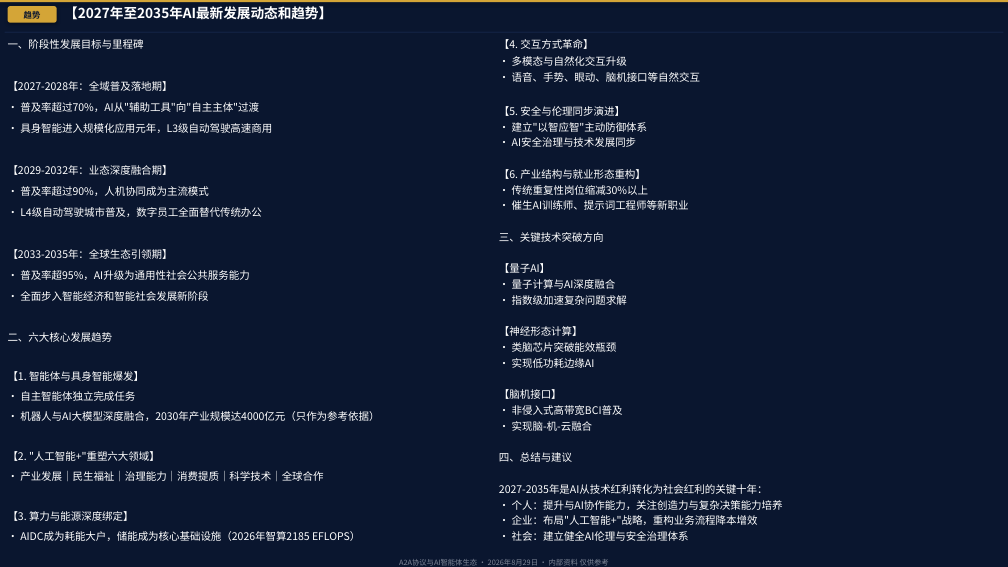
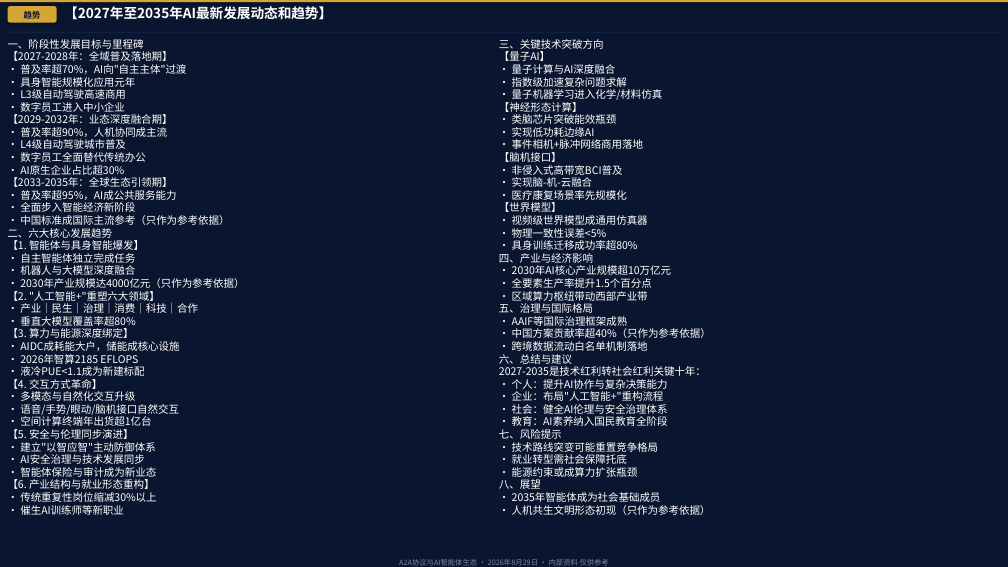
Before and after one commit to Hxdmou/Robot, a slide deck: slide 37 of A2A协议2.0_AI智能体演进路线图_2026_V52_无水印版.pptx. Drawn at 1008x567 pixels with LibreOffice and Linux fonts; fonts in the diff are those of the drawing. Boxes give left, top, right and bottom in pixels: in the first picture for what was removed or moved away, otherwise in the second. Text is boxed around its words. In the diff, an @@ line names an element or a change of style, - is before the commit and + after.

```diff
--- a/A2A协议2.0_AI智能体演进路线图_2026_V52_无水印版.pptx
+++ b/A2A协议2.0_AI智能体演进路线图_2026_V52_无水印版.pptx
@@ text at [8,39,173,338]: less space between paragraphs @@
@@ text at [499,39,700,210]: paragraphs removed @@
-【4. 交互方式革命】
-• 多模态与自然化交互升级
-• 语音、手势、眼动、脑机接口等自然交互
-【5. 安全与伦理同步演进】
-• 建立"以智应智"主动防御体系
-• AI安全治理与技术发展同步
-【6. 产业结构与就业形态重构】
-• 传统重复性岗位缩减30%以上
-• 催生AI训练师、提示词工程师等新职业
@@ text at [499,39,627,187]: less space between paragraphs @@
@@ text at [20,64,186,112]: text changed @@
-• 普及率超过70%，AI从"辅助工具"向"自主主体"过渡
-• 具身智能进入规模化应用元年，L3级自动驾驶高速商用
+• 普及率超70%，AI向"自主主体"过渡
+• 具身智能规模化应用元年
+• L3级自动驾驶高速商用
+• 数字员工进入中小企业
@@ text at [512,89,663,100]: paragraph added @@
+• 量子机器学习进入化学/材料仿真
@@ text at [20,127,167,175]: text changed @@
-• 普及率超过90%，人机协同成为主流模式
-• L4级自动驾驶城市普及，数字员工全面替代传统办公
+• 普及率超90%，人机协同成主流
+• L4级自动驾驶城市普及
+• 数字员工全面替代传统办公
+• AI原生企业占比超30%
@@ text at [512,139,643,149]: paragraph added @@
+• 事件相机+脉冲网络商用落地
@@ text at [20,190,229,225]: text changed @@
-• 普及率超95%，AI升级为通用性社会公共服务能力
-• 全面步入智能经济和智能社会发展新阶段
+• 普及率超95%，AI成公共服务能力
+• 全面步入智能经济新阶段
+• 中国标准成国际主流参考（只作为参考依据）
@@ text at [499,190,711,515]: text changed @@
-四、总结与建议
-2027-2035年是AI从技术红利转化为社会红利的关键十年：
-• 个人：提升与AI协作能力，关注创造力与复杂决策能力培养
-• 企业：布局"人工智能+"战略，重构业务流程降本增效
-• 社会：建立健全AI伦理与安全治理体系
+• 医疗康复场景率先规模化
+【世界模型】
+• 视频级世界模型成通用仿真器
+• 物理一致性误差<5%
+• 具身训练迁移成功率超80%
+四、产业与经济影响
+• 2030年AI核心产业规模超10万亿元
+• 全要素生产率提升1.5个百分点
+• 区域算力枢纽带动西部产业带
+五、治理与国际格局
+• AAIF等国际治理框架成熟
+• 中国方案贡献率超40%（只作为参考依据）
+• 跨境数据流动白名单机制落地
+六、总结与建议
+2027-2035是技术红利转社会红利关键十年：
+• 个人：提升AI协作与复杂决策能力
+• 企业：布局"人工智能+"重构流程
+• 社会：健全AI伦理与安全治理体系
+• 教育：AI素养纳入国民教育全阶段
+七、风险提示
+• 技术路线突变可能重置竞争格局
+• 就业转型需社会保障托底
+• 能源约束或成算力扩张瓶颈
+八、展望
+• 2035年智能体成为社会基础成员
+• 人机共生文明形态初现（只作为参考依据）
@@ text at [20,265,244,288]: text changed @@
-• 机器人与AI大模型深度融合，2030年产业规模达4000亿元（只作为参考依据）
+• 机器人与大模型深度融合
+• 2030年产业规模达4000亿元（只作为参考依据）
@@ text at [20,303,198,326]: text changed @@
-• 产业发展｜民生福祉｜治理能力｜消费提质｜科学技术｜全球合作
+• 产业｜民生｜治理｜消费｜科技｜合作
+• 垂直大模型覆盖率超80%
@@ text at [8,341,179,515]: text changed @@
-• AIDC成为耗能大户，储能成为核心基础设施（2026年智算2185 EFLOPS）
+• AIDC成耗能大户，储能成核心设施
+• 2026年智算2185 EFLOPS
+• 液冷PUE<1.1成为新建标配
+【4. 交互方式革命】
+• 多模态与自然化交互升级
+• 语音/手势/眼动/脑机接口自然交互
+• 空间计算终端年出货超1亿台
+【5. 安全与伦理同步演进】
+• 建立"以智应智"主动防御体系
+• AI安全治理与技术发展同步
+• 智能体保险与审计成为新业态
+【6. 产业结构与就业形态重构】
+• 传统重复性岗位缩减30%以上
+• 催生AI训练师等新职业
```
Also in this commit, not shown: 4 other slides changed, 3 other files.
